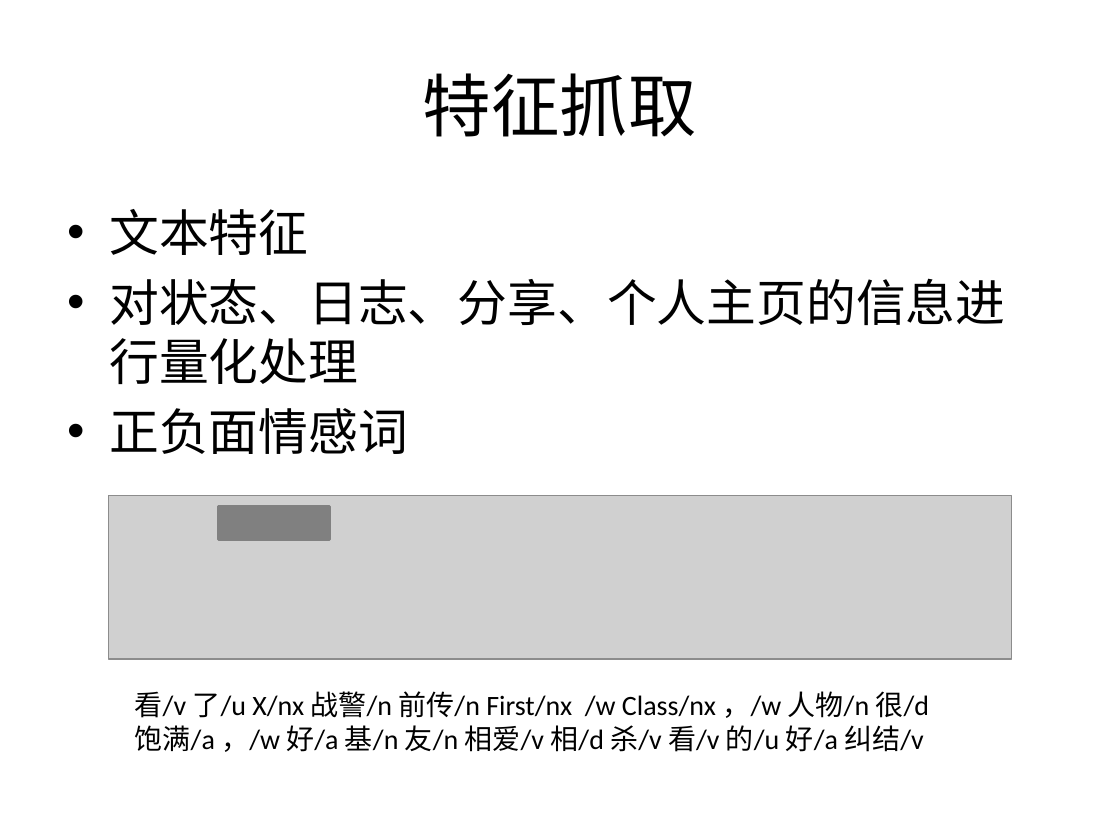
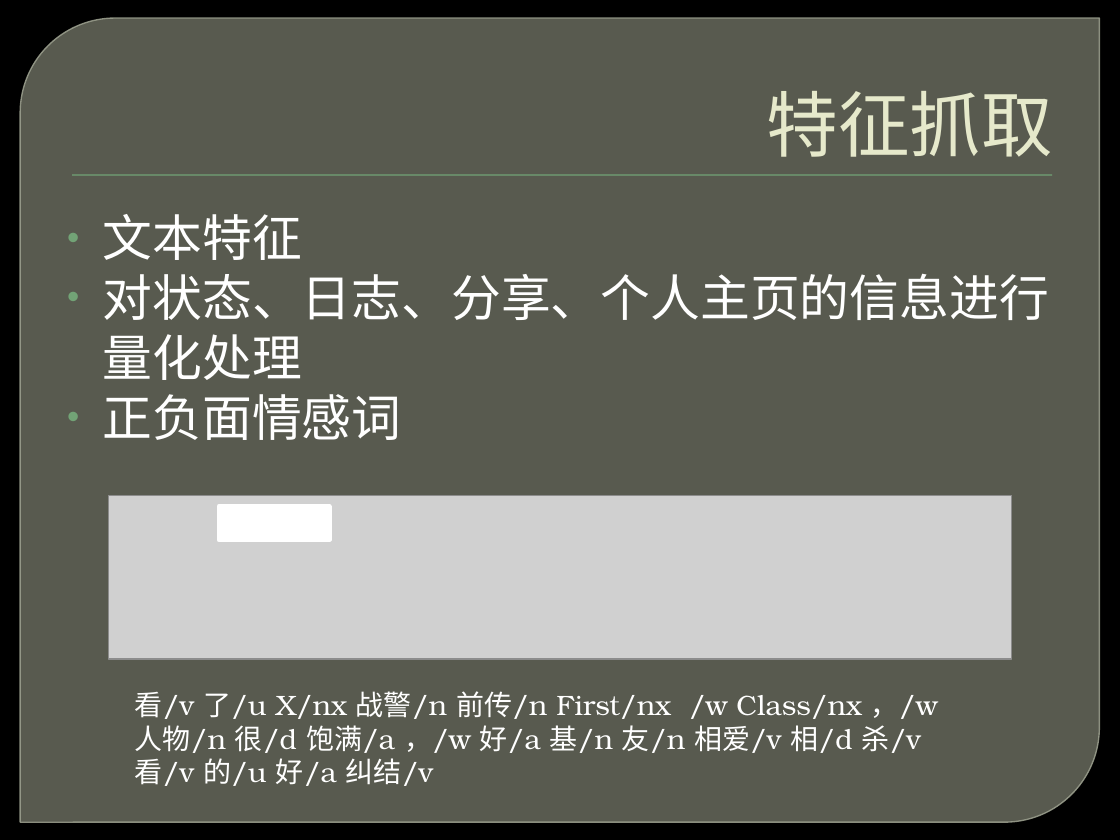
Before and after one commit to east-before-dawn/srt, a slide deck: slide 6 of slides.pptx (slide 5 before the commit). Drawn at 1120x840 pixels with LibreOffice and Linux fonts; fonts in the diff are those of the drawing; grey boxes stand for pictures; background and template pictures are left out. Boxes give left, top, right and bottom in pixels: in the first picture for what was removed or moved away, otherwise in the second. Text is boxed around its words. In the diff, an @@ line names an element or a change of style, - is before the commit and + after.

```diff
--- a/slides.pptx
+++ b/slides.pptx
@@ background #FFFFFF to picture (left out) @@
@@ round diag rect added at [20,18,1100,822], fill #888B7B at 65% opacity, outline #9DA090 0.87 pt @@
@@ title "特征抓取" at [767,91,1053,157]: size 44 to 46 pt, font Calibri to TeX Gyre Bonum, text colour #000000 to #E7EACB; alignment centre to right; indent changed; vertical alignment middle to bottom @@
@@ rectangle added at [72,175,1052,176], fill #72A376 @@
@@ text "文本特征" at [103,214,1049,440]: font Calibri to TeX Gyre Bonum, text colour #000000 to #FFFFFF; indent changed; less space between paragraphs @@
@@ rectangle at [220,506,330,540]: fill #808080 to #FFFFFF; outline #808080 2 pt to #FFFFFF 3 pt @@
@@ text "看/v 了/u X/nx 战警/n 前传/n ..." at [135,691,938,786]: font Calibri to TeX Gyre Bonum, text colour #000000 to #FFFFFF @@
```
Also in this commit, not shown: 12 other slides changed, 5 slides added, 2 other files.
